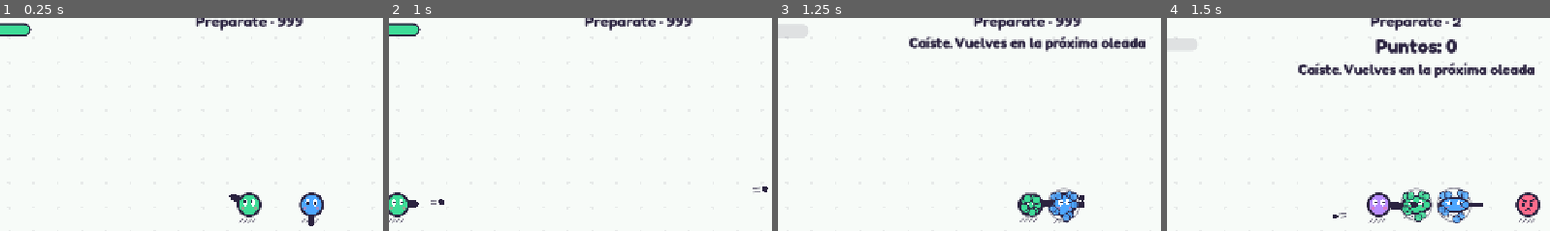
Above: before the commit, frames 1-4 (left to right).
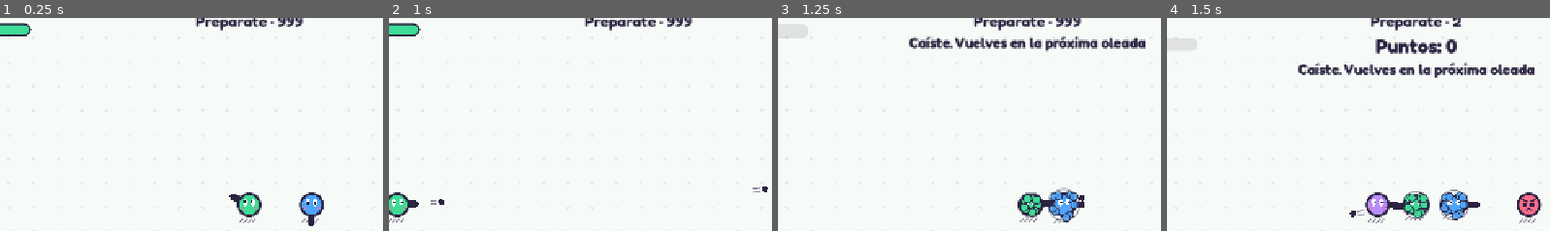
Above: after the commit, the same moments.

Repository: OmarDavidd/autelia
Game: Godot game, scene res://tests/smoke_coop.tscn
Same seed, same stepped clock (60 frames per second), same inputs: the game is played once before the commit and once after it. This scene is started directly instead of the project's main scene.
Inputs (mouse positions are % of the whole screen's width and height, from its top left):
- Up to frame 1 (0.25 s): no input
- Up to frame 2 (1 s): move the mouse to (72, 45) at 0.52 s; press the mouse at (72, 45) at 0.53 s; hold D (move_right) from 0.53 s (still down)
- Up to frame 3 (1.25 s): keep holding D (move_right)
- Up to frame 4 (1.5 s): release D (move_right) at 1.25 s; release the mouse at (72, 45) at 1.25 s; drag from (30, 55) to (58, 48) at 1.27 s
The pictures show only the part of the screen within x 17-67%, y 6-56%; the shares and areas given below are measured in that part.

Frames 1-3 are identical in both runs. In frame 4, 2.5% of the frame differs, in the area x 43-98%, y 79-97%.

Commit message:
fix: keep co-op spawns away from every player and update the player cap in docs

Diff:
--- a/modes/survival/wave_spawner.gd
+++ b/modes/survival/wave_spawner.gd
@@ -137,8 +137,34 @@
 	var at := Vector2(
 		_rng.randf_range(rect.position.x, rect.end.x),
 		_rng.randf_range(rect.position.y, rect.end.y))
+	if _distance_to_players(at) >= min_player_distance:
+		return at
+	var mirrored := rect.get_center() * 2.0 - at
+	if _players.size() == 1:
+		# Solo play keeps its original rule, so seeded solo runs replay exactly as before.
+		return mirrored
+	# Co-op: the mirror may land on another player, so also try flipping one axis at a time
+	# and, as a last resort, the corners and edge midpoints of the arena. Keeps whichever is
+	# farthest from everybody. No extra RNG draws.
+	var candidates: Array[Vector2] = [mirrored, Vector2(mirrored.x, at.y), Vector2(at.x, mirrored.y)]
+	var best := mirrored
+	for candidate in candidates:
+		if _distance_to_players(candidate) > _distance_to_players(best):
+			best = candidate
+	if _distance_to_players(best) >= min_player_distance:
+		return best
+	var c := rect.get_center()
+	for candidate in [rect.position, Vector2(rect.end.x, rect.position.y), rect.end,
+			Vector2(rect.position.x, rect.end.y), Vector2(c.x, rect.position.y), Vector2(c.x, rect.end.y),
+			Vector2(rect.position.x, c.y), Vector2(rect.end.x, c.y)]:
+		if _distance_to_players(candidate) > _distance_to_players(best):
+			best = candidate
+	return best
+
+
+func _distance_to_players(at: Vector2) -> float:
+	var nearest := INF
 	for player in _players:
-		if not player.health.is_dead() and at.distance_to(player.global_position) < min_player_distance:
-			at = rect.get_center() * 2.0 - at
-			break
-	return at
+		if not player.health.is_dead():
+			nearest = minf(nearest, at.distance_to(player.global_position))
+	return nearest
--- a/tests/smoke_coop.gd
+++ b/tests/smoke_coop.gd
@@ -37,7 +37,7 @@
 	await _scripted_input_drives_the_player()
 	await _players_get_colors_and_enemies_chase_the_nearest()
 	await _down_revive_and_wipe()
-	_spawn_point_uses_two_draws()
+	await _spawn_point_uses_two_draws()
 	await _bots_join_arcade_without_the_leaderboard()
 	DirAccess.remove_absolute(ProjectSettings.globalize_path(PROFILE))
 	GameSession.mode = GameSession.Mode.EXPERIMENT
@@ -180,7 +180,21 @@
 	mode.rng.seed = 99
 	spawner._pick_position()
 	_expect(mode.rng.state == reference.state, "a spawn point must use exactly two RNG draws with several players")
+
+	# A point too close to one player, whose mirror lands on another, must avoid both.
+	var rect := mode.arena.play_rect().grow(-40.0)
+	var raw_rng := RandomNumberGenerator.new()
+	raw_rng.seed = 1234
+	var raw := Vector2(raw_rng.randf_range(rect.position.x, rect.end.x), raw_rng.randf_range(rect.position.y, rect.end.y))
+	mode.player.global_position = raw
+	extra.global_position = rect.get_center() * 2.0 - raw
+	mode.rng.seed = 1234
+	var at := spawner._pick_position()
+	var nearest := minf(at.distance_to(mode.player.global_position), at.distance_to(extra.global_position))
+	_expect(nearest >= spawner.min_player_distance,
+		"spawn landed %.0f px from a player (min %.0f)" % [nearest, spawner.min_player_distance])
 	mode.queue_free()
+	await _frames(2)
 
 
 func _bots_join_arcade_without_the_leaderboard() -> void:
Not shown, changed: docs/architecture.md
